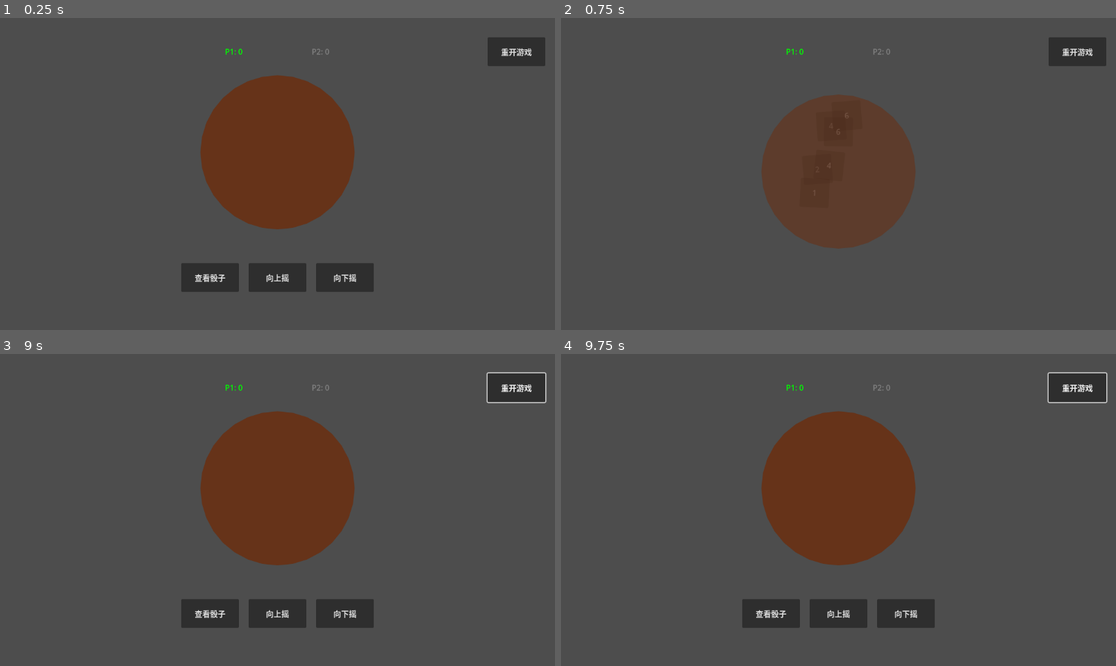
Above: before the commit, frames 1-4 (two rows, left to right).
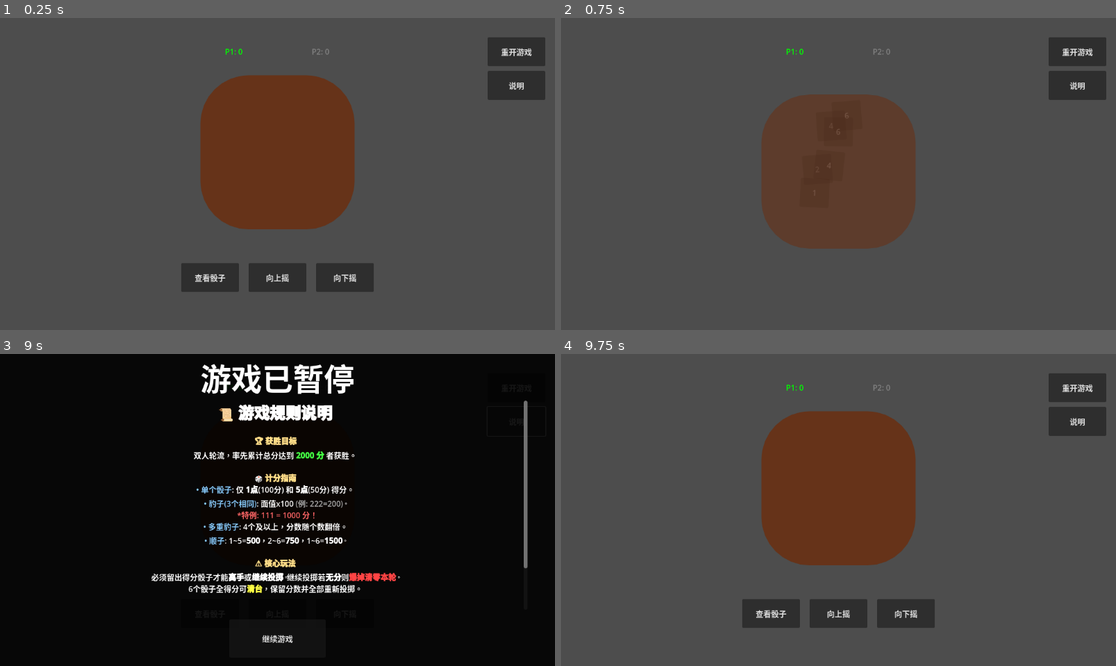
Above: after the commit, the same moments.

Repository: Se6ast1anFan/Farkle
Game: Godot game, scene res://GameTest.tscn
The game is run twice, just before and just after one commit, with the same random seed, the same clock (stepped at 60 frames per second) and the same inputs.
Inputs (mouse positions are in pixels of both pictures, inside the frame that each line leads up to):
- Up to frame 1 (0.25 s): no input
- Up to frame 2 (0.75 s): click "查看骰子" at 0.5 s
- Up to frame 3 (9 s): click "1" at 1.25 s; click "6" at 2 s; click "2" at 2.75 s; click "4" at 3.5 s; click "6" at 4.25 s; click "4" at 5 s; click "继续投掷" at 5.75 s; click "向上摇" at 6.5 s; click "向下摇" at 7.25 s; click "重开游戏" at 8 s; click (516, 422) at 8.75 s, where only the run after the commit has a clickable "说明"
- Up to frame 4 (9.75 s): click (838, 637) at 9.5 s, where only the run after the commit has a clickable "继续游戏"

The runs differ from the first frame. In frame 1, 2.8% of the frame differs, in the area x 36-99%, y 16-68%; in frame 2, 2.7%; in frame 3, 100%, in the area x 0-100%, y 0-100%; in frame 4, 2.9%.

Commit message:
新增游戏说明，优化键盘控制时的按键手感，微调骰蛊、游戏名称、图标

Diff:
--- a/GameTest.gd
+++ b/GameTest.gd
@@ -15,6 +15,13 @@
 @onready var shake_down_btn = $VBoxContainer/ButtonBox/ShakeDownBtn
 @onready var restart_btn = $RestartButton
 
+# ... 其他变量 ...
+@onready var pause_btn = $PauseButton
+@onready var pause_menu = $PauseMenu
+@onready var pm_title = $PauseMenu/Label_Title
+@onready var pm_text = $PauseMenu/RichTextLabel
+@onready var resume_btn = $PauseMenu/ResumeButton
+
 # --- 游戏数据 ---
 const WINNING_SCORE = 2000
 const TRAY_RADIUS = 150.0  # 骰盘半径
@@ -40,6 +47,21 @@
 	for child in container.get_children():
 		if child == dice_cup: continue
 		child.toggled.connect(_on_dice_clicked)
+
+	# --- 纯代码设置暂停逻辑模式 ---
+	# 1. 根节点设为 ALWAYS，确保它能一直处理 ESC 按键
+	self.process_mode = Node.PROCESS_MODE_ALWAYS
+
+	# 2. 暂停菜单和继续按钮设为 WHEN_PAUSED，只有暂停时它们才工作
+	# (其实 Panel 只要父级没停就行，但保险起见设一下)
+	pause_menu.process_mode = Node.PROCESS_MODE_WHEN_PAUSED
+
+	# 3. 其他游戏元素不需要手动设，默认是 INHERIT (继承)，
+	# 一旦我们调用 get_tree().paused = true，所有没特殊设置的节点都会停。
+
+	# 绑定点击事件
+	pause_btn.pressed.connect(toggle_pause)
+	resume_btn.pressed.connect(toggle_pause)
 
 	roll_btn.pressed.connect(_on_roll_pressed)
 	bank_btn.pressed.connect(_on_bank_pressed)
@@ -84,7 +106,7 @@
 	# 增加一点组件之间的间距
 	main_vbox.add_theme_constant_override("separation", 30)
 
-# 5. 设置重开按钮 (RestartButton) - 始终吸附右上角
+	# 5. 设置重开按钮 (RestartButton) - 始终吸附右上角
 	restart_btn.set_anchors_preset(Control.PRESET_TOP_RIGHT)
 
 	# --- 修改开始 ---
@@ -101,11 +123,19 @@
 	btn_box.alignment = BoxContainer.ALIGNMENT_CENTER # 按钮居中对齐
 	btn_box.add_theme_constant_override("separation", 20) # 按钮间距
 
-	# 7. 确保所有按钮有最小尺寸
-	# 把新按钮也加进列表里去设置大小
-	var all_btns = [roll_btn, bank_btn, stop_btn, restart_btn, shake_up_btn, shake_down_btn]
+# 7. 确保所有按钮有最小尺寸，方便手机触摸
+	# --- 修改：同时设置轴心点 (Pivot Offset) 以支持缩放动画 ---
+	var all_btns = [roll_btn, bank_btn, stop_btn, restart_btn, shake_up_btn, shake_down_btn, resume_btn]
 	for btn in all_btns:
-		btn.custom_minimum_size = Vector2(120, 60)
+		var btn_size = Vector2(120, 60) # 默认大小
+		# 如果是继续按钮，它比较大
+		if btn == resume_btn: btn_size = Vector2(200, 80)
+
+		btn.custom_minimum_size = btn_size
+		btn.size = btn_size # 强制应用尺寸
+
+		# 关键：设置轴心点为按钮中心
+		btn.pivot_offset = btn_size / 2
 
 	# 默认隐藏摇晃按钮
 	shake_up_btn.visible = false
@@ -146,12 +176,115 @@
 
 	var cup_style = StyleBoxFlat.new()
 	cup_style.bg_color = Color(0.4, 0.2, 0.1) # 棕色
-	# 圆角半径设为直径的一半，保证绝对是圆的
-	cup_style.set_corner_radius_all(cup_diameter / 2)
+	# 60 这个数值越大越圆，越小越方。320的大小配 60 看起来像个 APP 图标或圆角盒子
+	cup_style.set_corner_radius_all(100)
 
 	dice_cup.add_theme_stylebox_override("panel", cup_style)
 	dice_cup.visible = false
 	# --- 修改结束 ---
+
+	# --- 8. 设置暂停按钮 (放在重开按钮正下方) ---
+	pause_btn.set_anchors_preset(Control.PRESET_TOP_RIGHT)
+	pause_btn.offset_left = -140
+	pause_btn.offset_right = -20
+	pause_btn.offset_top = 110    # 重开是40-100，这里从110开始
+	pause_btn.offset_bottom = 170
+	pause_btn.custom_minimum_size = Vector2(120, 60)
+
+# --- 9. 设置暂停菜单 (父容器) ---
+	# 确保父容器铺满全屏。使用 set_anchors_and_offsets_preset 强制重置所有偏移量为0
+	pause_menu.set_anchors_and_offsets_preset(Control.PRESET_FULL_RECT)
+	pause_menu.visible = false
+
+	# 设置背景色
+	var style = StyleBoxFlat.new()
+	style.bg_color = Color(0, 0, 0, 0.9) # 90% 黑
+	pause_menu.add_theme_stylebox_override("panel", style)
+
+	# 拦截点击 (防止穿透)
+	pause_menu.mouse_filter = Control.MOUSE_FILTER_STOP
+
+# --- 10. 设置暂停菜单内部子节点布局 (蛋糕分层法) ---
+
+	# === A. 标题层 (调整：压缩高度，给下面腾地方) ===
+	pm_title.anchor_left = 0
+	pm_title.anchor_right = 1
+	pm_title.anchor_top = 0
+	pm_title.anchor_bottom = 0.15 # 从 0.2 改为 0.15，标题不需要那么高
+
+	# ... (标题的 offset 和 alignment 设置代码保持不变) ...
+	pm_title.offset_left = 0
+	pm_title.offset_right = 0
+	pm_title.offset_top = 0
+	pm_title.offset_bottom = 0
+	pm_title.text = "游戏已暂停"
+	pm_title.horizontal_alignment = HORIZONTAL_ALIGNMENT_CENTER
+	pm_title.vertical_alignment = VERTICAL_ALIGNMENT_CENTER
+	pm_title.add_theme_font_size_override("font_size", 64)
+
+	# === B. 规则文本 (调整：大幅增加高度范围) ===
+	# 左右边距稍微调小一点 (0.05)，让横向能写下更多字
+	pm_text.anchor_left = 0.05
+	pm_text.anchor_right = 0.95
+
+	# 上下范围扩大！从标题下面(0.15)一直延伸到按钮上面(0.82)
+	pm_text.anchor_top = 0.15
+	pm_text.anchor_bottom = 0.82
+
+	pm_text.offset_left = 0
+	pm_text.offset_right = 0
+	pm_text.offset_top = 0
+	pm_text.offset_bottom = 0
+
+	pm_text.fit_content = false
+	pm_text.scroll_active = true
+	pm_text.bbcode_enabled = true
+
+	# 使用你提供的最新文案
+	pm_text.text = """[center][font_size=32][b]📜 游戏规则说明[/b][/font_size]
+
+[color=#ffdd88][b]🏆 获胜目标[/b][/color]
+双人轮流，率先累计总分达到 [color=#44ff44][b]2000 分[/b][/color] 者获胜。
+
+[color=#ffdd88][b]🎲 计分指南[/b][/color]
+[color=#88ccff]• 单个骰子[/color]: 仅 [b]1点[/b](100分) 和 [b]5点[/b](50分) 得分。
+[color=#88ccff]• 豹子(3个相同)[/color]: 面值x100 [color=#aaaaaa](例: 222=200)[/color]。
+  [color=#ff6666]*特例: 111 = 1000 分！[/color]
+[color=#88ccff]• 多重豹子[/color]: 4个及以上，分数随个数翻倍。
+[color=#88ccff]• 顺子[/color]: 1~5=[b]500[/b]，2~6=[b]750[/b]，1~6=[b]1500[/b]。
+
+[color=#ffdd88][b]⚠️ 核心玩法[/b][/color]
+必须留出得分骰子才能[b]离手[/b]或[b]继续投掷[/b]。继续投掷若[b]无分[/b]则[color=#ff4444][b]爆掉清零本轮[/b][/color]。
+6个骰子全得分可[color=#ffff44][b]清台[/b][/color]，保留分数并全部重新投掷。
+
+--------------------------------------------------
+[b]【按键映射】[/b]
+[color=#44ff44]P1[/color]: 向上/下摇(W/S)  离手(D)
+[color=#44ff44]P2[/color]: 向上/下摇(I/K)  离手(J)
+[color=#aaaaaa]通用[/color]: 查看骰子(G)  继续投掷(空格)  说明(ESC)  重开游戏(B)[/center]"""
+	# === C. 按钮层 (占据底部 85% 处) ===
+	# 这里的策略是：锚点定在一个具体的水平线(0.85)上，然后定死宽高
+
+	resume_btn.anchor_left = 0.5  # 水平中心
+	resume_btn.anchor_right = 0.5
+	resume_btn.anchor_top = 0.85  # 屏幕高度的 85% 位置
+	resume_btn.anchor_bottom = 0.85
+
+	# 关键：开启双向生长，配合下面的负偏移量来实现绝对居中
+	resume_btn.grow_horizontal = Control.GROW_DIRECTION_BOTH
+	resume_btn.grow_vertical = Control.GROW_DIRECTION_BOTH
+
+	# 设定按钮的具体大小 (宽200，高80)
+	var btn_w = 200
+	var btn_h = 80
+
+	# 手动偏移：从中心点向左移一半宽度，向右移一半宽度
+	resume_btn.offset_left = -btn_w / 2
+	resume_btn.offset_right = btn_w / 2
+	resume_btn.offset_top = 0
+	resume_btn.offset_bottom = btn_h # 向下生长80像素
+
+	resume_btn.text = "继续游戏"
 
 # --- 关键：每帧运行的动画逻辑 ---
 func _process(delta):
@@ -251,9 +384,11 @@
 	shake_tween.tween_property(dice_cup, "position", target_center + Vector2(0, 20), 0.1)
 
 func _on_shake_up():
+	if get_tree().paused: return
 	perform_shake(Vector2(0, -30)) # 向上偏移
 
 func _on_shake_down():
+	if get_tree().paused: return
 	perform_shake(Vector2(0, 30)) # 向下偏移
 
 func perform_shake(direction_offset: Vector2):
@@ -279,6 +414,7 @@
 	tween.tween_property(dice_cup, "position", base_pos, 0.1).set_trans(Tween.TRANS_BOUNCE)
 
 func _on_stop_pressed():
+	if get_tree().paused: return
 	is_rolling = false
 
 	# --- 修改：隐藏所有手动操作按钮 ---
@@ -312,6 +448,7 @@
 	check_bust_logic()
 
 func _on_roll_pressed():
+	if get_tree().paused: return
 	if is_game_over: return
 
 	# 点击“开始投掷”时，先锁定之前的分数
@@ -337,6 +474,7 @@
 		start_rolling_anim()
 
 func _on_bank_pressed():
+	if get_tree().paused: return
 	if is_game_over: return
 	if turn_accumulated_score + current_selection_score == 0: return
 
@@ -348,52 +486,74 @@
 		switch_turn()
 
 func _on_restart_pressed():
+	if get_tree().paused: return
 	start_game()
 
+func toggle_pause():
+	var is_paused = not pause_menu.visible
+	pause_menu.visible = is_paused
+	get_tree().paused = is_paused
+
 func _unhandled_input(event):
-	# 只有按下按键的那一帧才触发，防止长按连发
 	if not event is InputEventKey or not event.pressed or event.echo:
 		return
 
+	# ESC 键
+	if event.keycode == KEY_ESCAPE:
+		# 既然暂停按钮没有物理映射，我们可以给它播放一个动画，或者不放
+		toggle_pause()
+		return
+
+	if get_tree().paused or is_game_over:
+		return
+
 	# --- 全局通用按键 ---
 
-	# B键：重开游戏
+	# B键：重开
 	if event.keycode == KEY_B:
+		animate_button_press(restart_btn) # <--- 视觉反馈
 		if restart_btn.visible and not restart_btn.disabled:
 			_on_restart_pressed()
 			return
 
-	# G键：查看骰子 (揭盖)
-	# 这个键必须在摇骰子阶段 (is_rolling) 且按钮可见时才有效
+	# G键：查看骰子
 	if event.keycode == KEY_G:
+		animate_button_press(stop_btn) # <--- 视觉反馈
 		if is_rolling and stop_btn.visible:
 			_on_stop_pressed()
 			return
 
-	# --- 玩家专属按键逻辑 ---
-
-	if current_player_index == 0: # P1 玩家 (左侧键盘区)
+	# --- 玩家专属按键 ---
+
+	if current_player_index == 0: # P1
 		match event.keycode:
 			KEY_W: # 向上摇
+				animate_button_press(shake_up_btn) # <--- 视觉反馈
 				if is_rolling and shake_up_btn.visible: _on_shake_up()
 			KEY_S: # 向下摇
+				animate_button_press(shake_down_btn) # <--- 视觉反馈
 				if is_rolling and shake_down_btn.visible: _on_shake_down()
-			KEY_SPACE: # 继续投掷 (Roll)
+			KEY_SPACE: # 重投
+				animate_button_press(roll_btn) # <--- 视觉反馈
 				if not is_rolling and roll_btn.visible and not roll_btn.disabled: _on_roll_pressed()
-			KEY_D: # 离手 (Bank)
+			KEY_D: # 存分
+				animate_button_press(bank_btn) # <--- 视觉反馈
 				if not is_rolling and bank_btn.visible and not bank_btn.disabled: _on_bank_pressed()
 
-	else: # P2 玩家 (右侧键盘区)
+	else: # P2
 		match event.keycode:
-			KEY_I: # 向上摇
+			KEY_I:
+				animate_button_press(shake_up_btn)
 				if is_rolling and shake_up_btn.visible: _on_shake_up()
-			KEY_K: # 向下摇
+			KEY_K:
+				animate_button_press(shake_down_btn)
 				if is_rolling and shake_down_btn.visible: _on_shake_down()
-			KEY_SPACE: # 继续投掷 (Roll) - P2 也用空格
+			KEY_SPACE:
+				animate_button_press(roll_btn)
 				if not is_rolling and roll_btn.visible and not roll_btn.disabled: _on_roll_pressed()
-			KEY_J: # 离手 (Bank)
+			KEY_J:
+				animate_button_press(bank_btn)
 				if not is_rolling and bank_btn.visible and not bank_btn.disabled: _on_bank_pressed()
-
 # --- 核心逻辑 ---
 
 # 检查结果 (以前叫 roll_and_check，现在拆开了)
@@ -460,6 +620,7 @@
 		p2_label.modulate = Color(0, 1, 0)
 
 func _on_dice_clicked(pressed):
+	if get_tree().paused: return
 	calculate_selection_score()
 
 func calculate_selection_score():
@@ -494,3 +655,19 @@
 		# 4. 设置位置 (需减去骰子自身中心偏移)
 		die.position = center + offset - (Vector2(DICE_SIZE, DICE_SIZE) / 2)
 		die.rotation_degrees = randf_range(0, 360) # 随机旋转
+
+# 播放按钮按下的动画
+func animate_button_press(btn: Button):
+	# 安全检查：如果按钮不存在、隐藏或禁用，就不播放动画
+	if not btn or not btn.visible or btn.disabled: return
+
+	# 创建 Tween
+	var tween = create_tween()
+
+	# 阶段 1 (按下): 0.05秒内，变暗 + 缩小到 90%
+	tween.tween_property(btn, "modulate", Color(0.7, 0.7, 0.7), 0.05)
+	tween.parallel().tween_property(btn, "scale", Vector2(0.9, 0.9), 0.05)
+
+	# 阶段 2 (弹回): 0.05秒内，恢复原色 + 恢复原大小
+	tween.tween_property(btn, "modulate", Color(1, 1, 1), 0.05)
+	tween.parallel().tween_property(btn, "scale", Vector2(1.0, 1.0), 0.05)
--- a/GameTest.tscn
+++ b/GameTest.tscn
@@ -139,3 +139,31 @@
 grow_horizontal = 0
 grow_vertical = 0
 text = "重开游戏"
+
+[node name="PauseButton" type="Button" parent="."]
+layout_mode = 0
+offset_right = 8.0
+offset_bottom = 8.0
+text = "说明"
+
+[node name="PauseMenu" type="Panel" parent="."]
+layout_mode = 0
+offset_right = 40.0
+offset_bottom = 40.0
+
+[node name="Label_Title" type="Label" parent="PauseMenu"]
+layout_mode = 0
+offset_right = 40.0
+offset_bottom = 40.0
+text = "游戏已暂停"
+
+[node name="RichTextLabel" type="RichTextLabel" parent="PauseMenu"]
+layout_mode = 0
+offset_right = 40.0
+offset_bottom = 40.0
+
+[node name="ResumeButton" type="Button" parent="PauseMenu"]
+layout_mode = 0
+offset_right = 8.0
+offset_bottom = 8.0
+text = "回到游戏"
--- a/project.godot
+++ b/project.godot
@@ -10,10 +10,10 @@
 
 [application]
 
-config/name="farkle"
+config/name="FarkleGame"
 run/main_scene="uid://2y8mjrnfnybv"
 config/features=PackedStringArray("4.5", "GL Compatibility")
-config/icon="res://icon.svg"
+config/icon="uid://dije0nij2u3mh"
 
 [rendering]
 
Not shown, changed: export_presets.cfg
